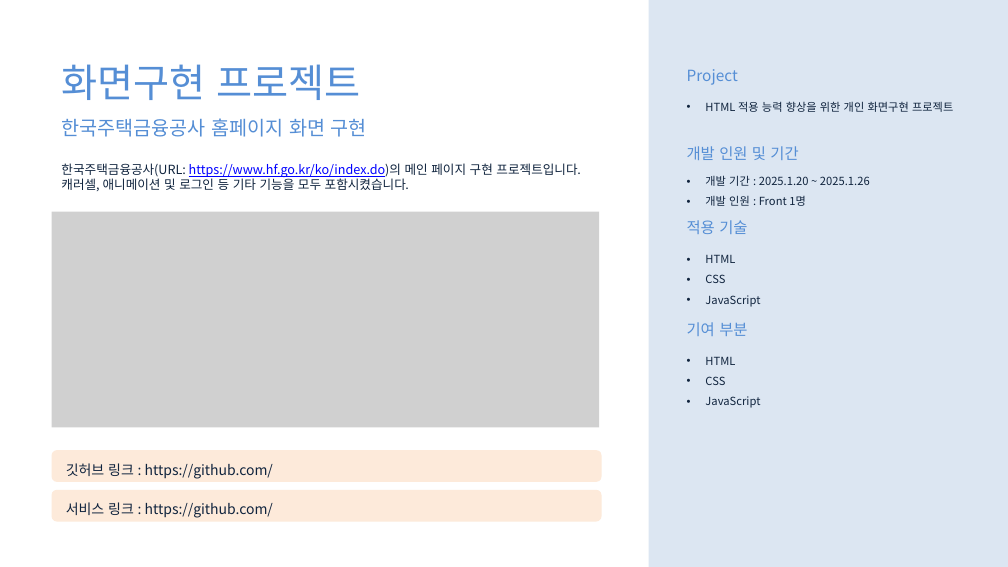
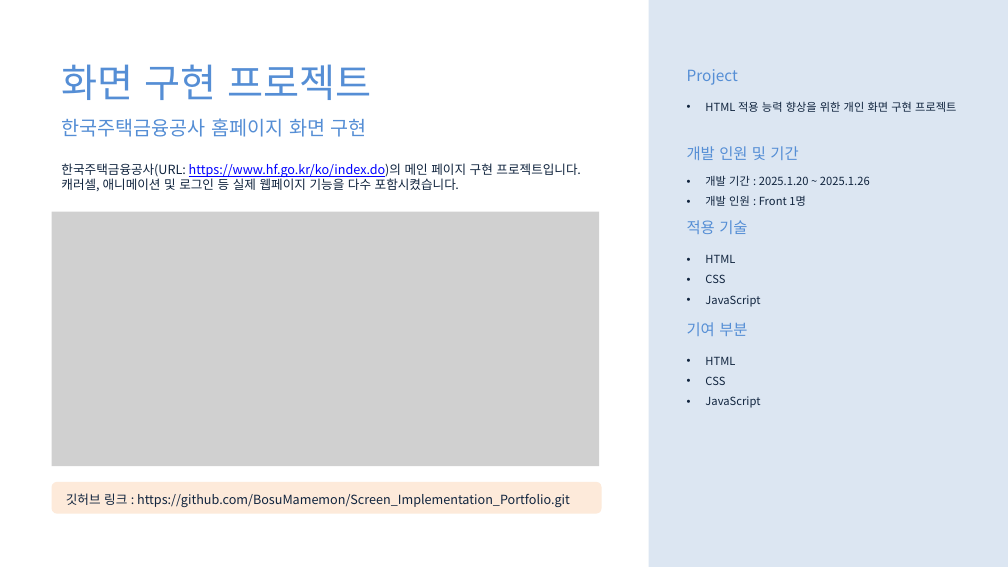
Before and after one commit to BosuMamemon/Screen_Implementation_Portfolio, a slide deck: slide 2 of 정현민 화면구현_포트폴리오 PPT.pptx. Drawn at 1008x567 pixels with LibreOffice and Linux fonts; fonts in the diff are those of the drawing; grey boxes stand for pictures. Boxes give left, top, right and bottom in pixels: in the first picture for what was removed or moved away, otherwise in the second. Text is boxed around its words. In the diff, an @@ line names an element or a change of style, - is before the commit and + after.

```diff
--- a/정현민 화면구현_포트폴리오 PPT.pptx
+++ b/정현민 화면구현_포트폴리오 PPT.pptx
@@ text at [61,64,371,100]: spaces changed @@
-화면구현 프로젝트
+화면 구현 프로젝트
@@ text at [705,101,956,112]: spaces changed @@
-• HTML 적용 능력 향상을 위한 개인 화면구현 프로젝트
+• HTML 적용 능력 향상을 위한 개인 화면 구현 프로젝트
@@ text at [61,176,459,191]: text changed @@
-캐러셀, 애니메이션 및 로그인 등 기타 기능을 모두 포함시켰습니다.
+캐러셀, 애니메이션 및 로그인 등 실제 웹페이지 기능을 다수 포함시켰습니다.
@@ picture: place and size @@
-picture at [51,212,599,427]
+picture at [51,212,599,466]
@@ rounded rectangle: place and size @@
-rounded rectangle at [51,451,602,482]
+rounded rectangle at [51,482,602,513]
@@ rounded rectangle removed at [51,490,602,521] @@
@@ text at [66,493,570,507]: text changed; size 10 to 9 pt @@
-깃허브 링크 : https://github.com/
+깃허브 링크 : https://github.com/BosuMamemon/Screen_Implementation_Portfolio.git
@@ text removed at [66,502,273,518] @@
-서비스 링크 : https://github.com/
```
Also in this commit, not shown: 2 other slides changed, 1 slide added, 2 slides removed, 8 other files.
